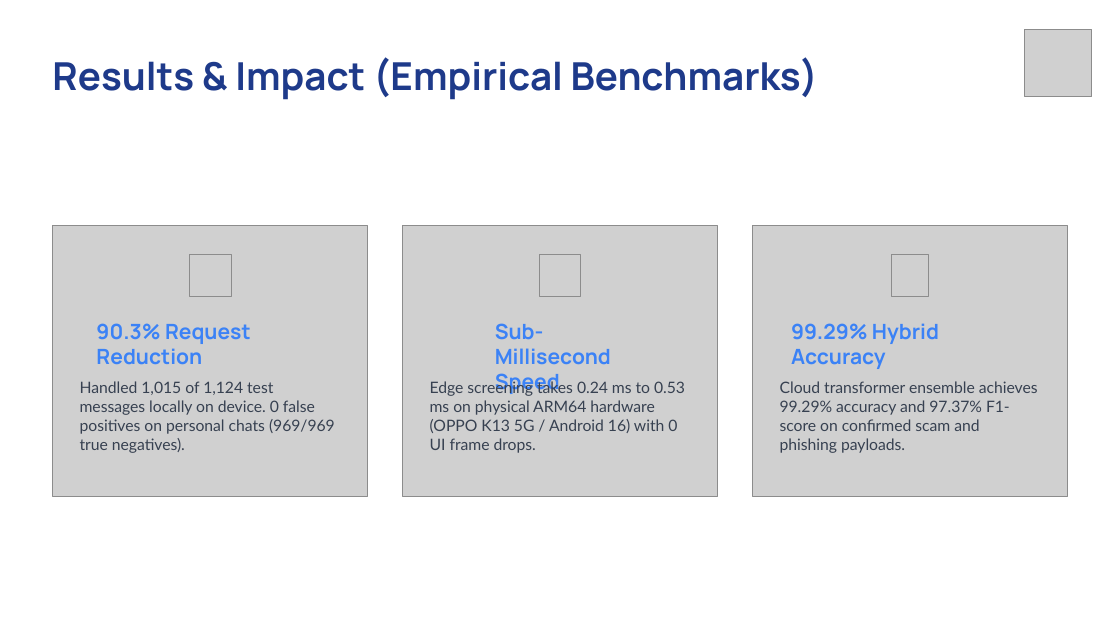
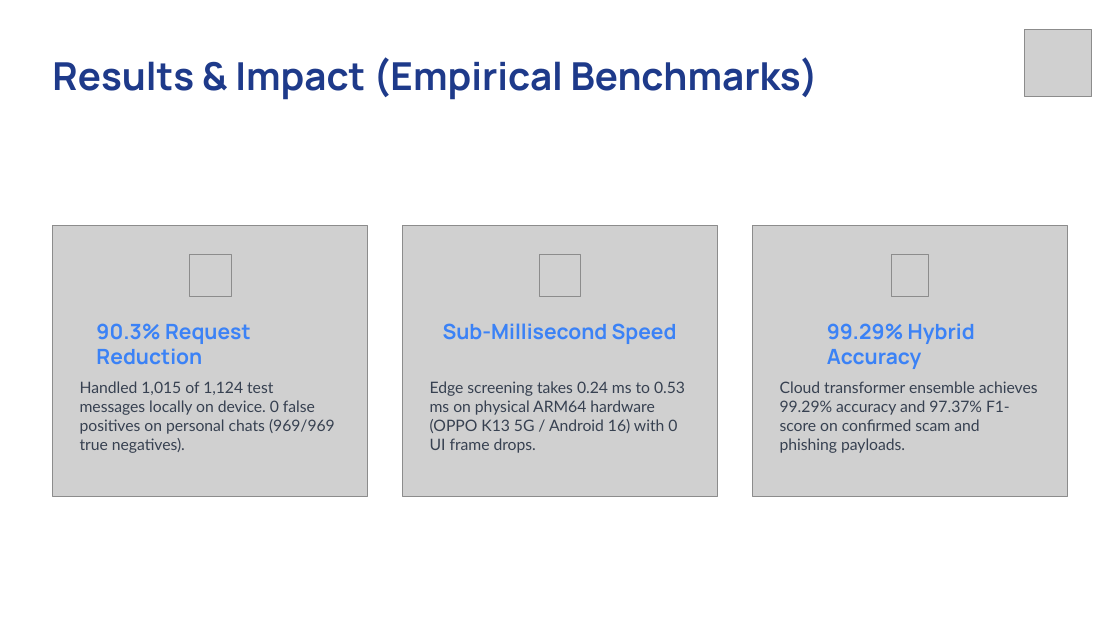
Before and after one commit to Tharunrevelli/ScamGuard-AI, a slide deck: slide 9 of thesis/ScamGuard_AI_Presentation.pptx. Drawn at 1120x630 pixels with LibreOffice and Linux fonts; fonts in the diff are those of the drawing; grey boxes stand for pictures; background and template pictures are left out. Boxes give left, top, right and bottom in pixels: in the first picture for what was removed or moved away, otherwise in the second. Text is boxed around its words. In the diff, an @@ line names an element or a change of style, - is before the commit and + after.

```diff
--- a/thesis/ScamGuard_AI_Presentation.pptx
+++ b/thesis/ScamGuard_AI_Presentation.pptx
@@ text "Sub-Millisecond Speed" rewrapped from [495,323,611,396] to [443,323,677,344] @@
@@ text "99.29% Hybrid Accuracy": place and size @@
-text "99.29% Hybrid Accuracy" at [791,323,939,369]
+text "99.29% Hybrid Accuracy" at [827,323,975,369]
```
Also in this commit, not shown: 4 other slides changed, 2 other files.
